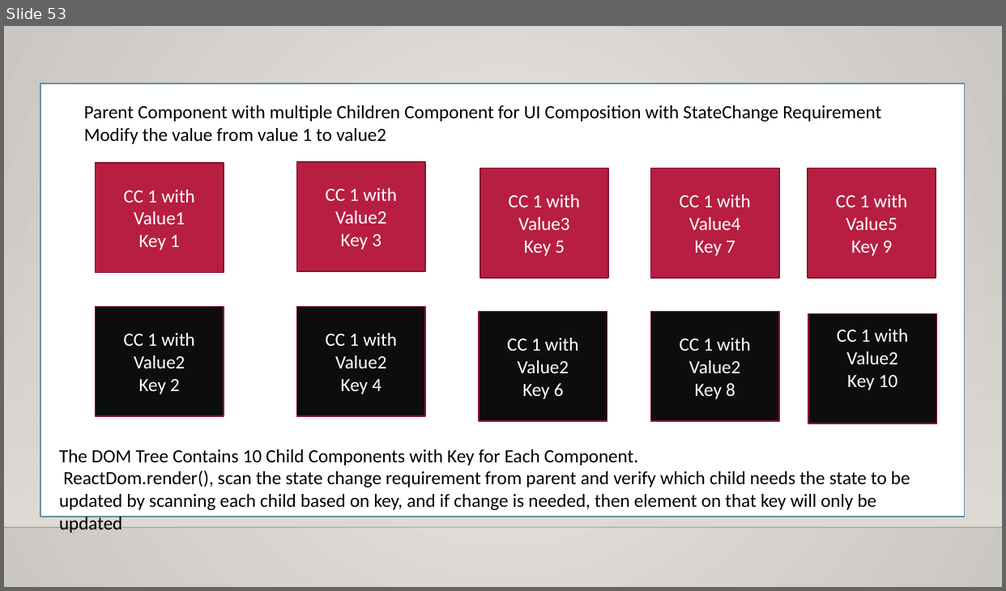
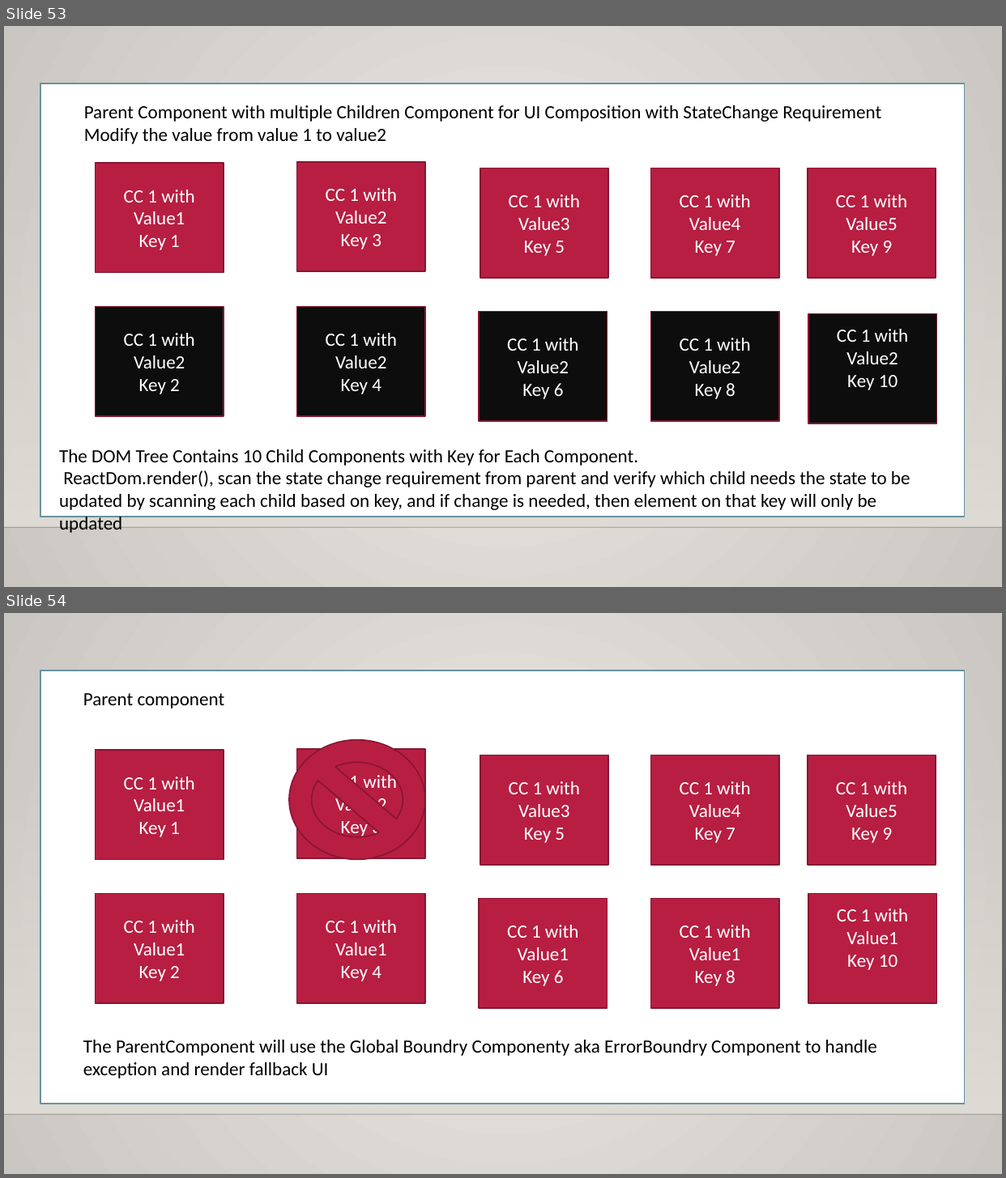
Before and after one commit to maheshsabnis/blazejan2021, a slide deck: Training_Notes_PPTs.pptx. Shown one above the other, each under a label of ours: slide 53 before the commit, slides 53 and 54 after it. The pictures are 1006x591 and 1006x1178 pixels, drawn with LibreOffice and Linux fonts; fonts in the diff are those of the drawing; background and template pictures are left out. Boxes give left, top, right and bottom in pixels: in the first picture for what was removed or moved away, otherwise in the second. Text is boxed around its words. In the diff, an @@ line names an element or a change of style, - is before the commit and + after.

```diff
--- a/Training_Notes_PPTs.pptx
+++ b/Training_Notes_PPTs.pptx
@@ slide 54 added at [4,613,1002,1174], background gradient #ECEAE7 to #CAC7C1; not listed: 2 template elements that a slide beside it also shows @@
@@ rectangle added at [40,671,965,1104], fill #FFFFFF, outline #6892A0 1.25 pt @@
@@ text added at [83,693,225,709], 18 pt, text #000000 @@
+Parent component
@@ rectangle added at [96,750,224,860], fill #B71E42, outline #871631 1.25 pt, 18 pt, text #FFFFFF @@
+CC 1 with Value1
+Key 1
@@ no-entry sign added at [289,740,425,860], fill #B71E42, outline #871631 1.25 pt @@
@@ rectangle added at [296,749,424,859], fill #B71E42, outline #871631 1.25 pt, 18 pt, text #FFFFFF @@
+CC 1 with Value2
+Key 3
@@ rectangle added at [480,756,608,865], fill #B71E42, outline #871631 1.25 pt, 18 pt, text #FFFFFF @@
+CC 1 with Value3
+Key 5
@@ rectangle added at [651,756,779,865], fill #B71E42, outline #871631 1.25 pt, 18 pt, text #FFFFFF @@
+CC 1 with Value4
+Key 7
@@ rectangle added at [808,756,936,865], fill #B71E42, outline #871631 1.25 pt, 18 pt, text #FFFFFF @@
+CC 1 with Value5
+Key 9
@@ rectangle added at [96,894,224,1003], fill #B71E42, outline #871631 1.25 pt, 18 pt, text #FFFFFF @@
+CC 1 with Value1
+Key 2
@@ rectangle added at [296,894,424,1003], fill #B71E42, outline #871631 1.25 pt, 18 pt, text #FFFFFF @@
+CC 1 with Value1
+Key 4
@@ rectangle added at [479,899,607,1009], fill #B71E42, outline #871631 1.25 pt, 18 pt, text #FFFFFF @@
+CC 1 with Value1
+Key 6
@@ rectangle added at [651,899,779,1009], fill #B71E42, outline #871631 1.25 pt, 18 pt, text #FFFFFF @@
+CC 1 with Value1
+Key 8
@@ rectangle added at [809,894,937,1003], fill #B71E42, outline #871631 1.25 pt, 18 pt, text #FFFFFF @@
+CC 1 with Value1
+Key 10
@@ text added at [83,1040,877,1079], 18 pt, text #000000 @@
+The ParentComponent will use the Global Boundry Componenty aka ErrorBoundry Component to handle exception and render fallback UI
```
Also in this commit, not shown: 23 other files.
